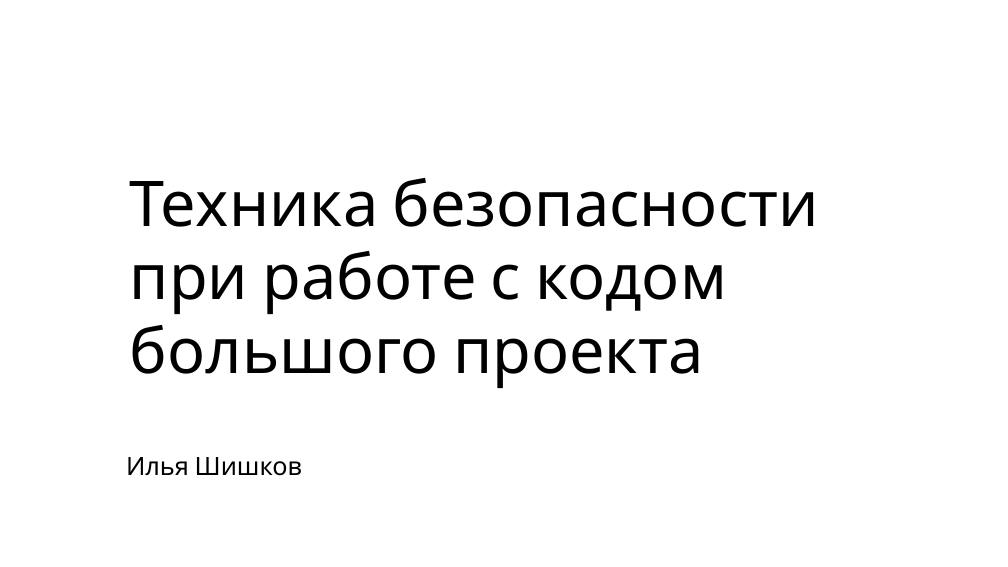
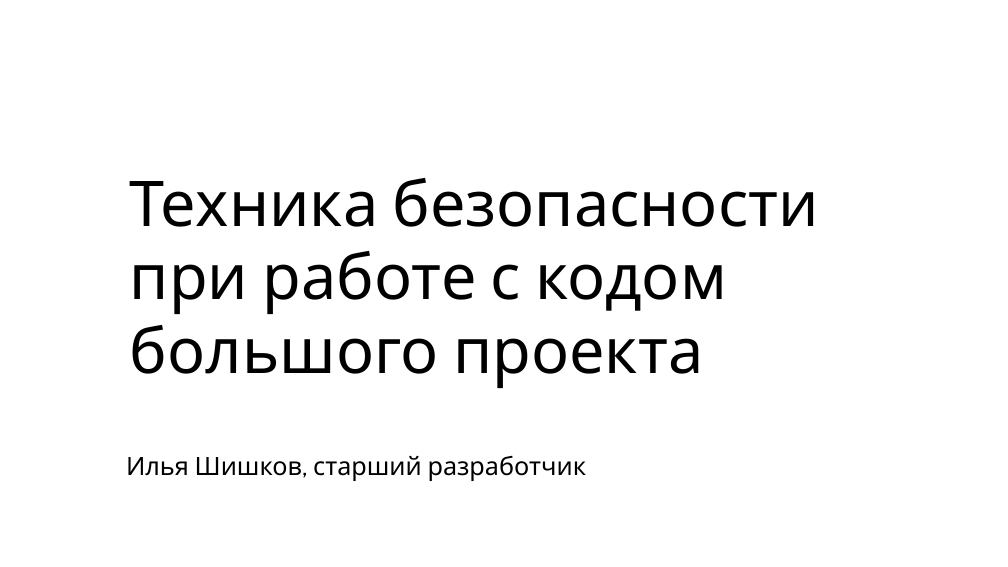
Before and after one commit to ishfb/secr2017, a slide deck: slide 3 of slides.pptx. Drawn at 1008x567 pixels with LibreOffice and Linux fonts; fonts in the diff are those of the drawing; background and template pictures are left out. Boxes give left, top, right and bottom in pixels: in the first picture for what was removed or moved away, otherwise in the second. Text is boxed around its words. In the diff, an @@ line names an element or a change of style, - is before the commit and + after.

Commit message:
Провёл прогон на работе

```diff
--- a/slides.pptx
+++ b/slides.pptx
@@ subtitle at box(126, 456, 587, 481): text changed @@
-Илья Шишков
+Илья Шишков, старший разработчик
```
Also in this commit, not shown: 1 other file.
